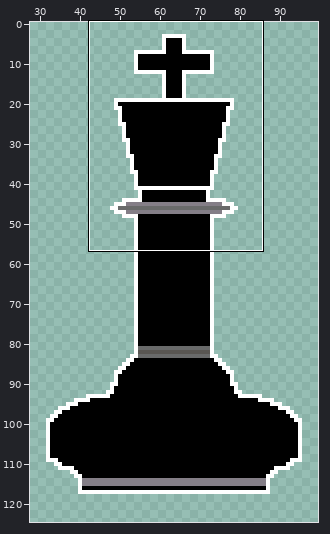
Two states of a pixel-art file, aseprite/King_Black.aseprite. The picture above shows the old version from afar; the outline marks the close-up.
Close-up. The starting point:
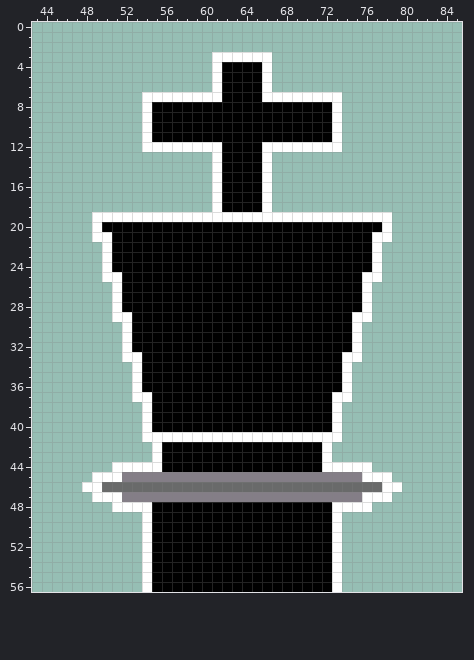
128x128 pixels, 1 frame. Shown: x 43..85, y 0..56. The wide view leaves out empty margins. The commit also changed other parts of the picture, which this record leaves out.
The result:
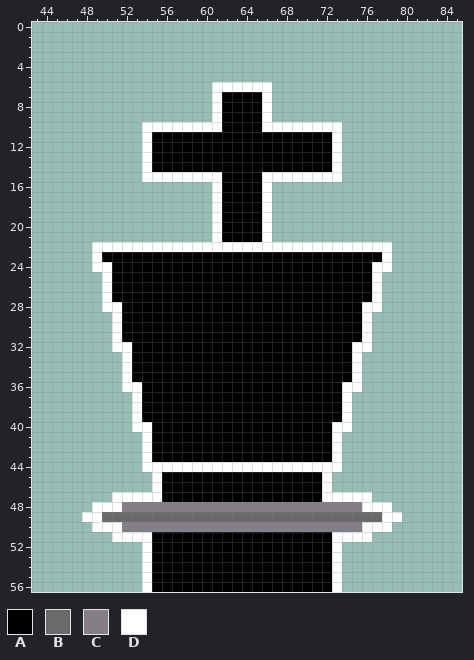
Palette (. is transparent): A #000000  B #696a6a  C #847e87  D #ffffff
From old to new:
y 3: x 61..66 DDDDDD -> ......
y 4..5: x 61..66 DAAAAD -> ......
y 6: x 62..65 AAAA -> DDDD
y 7: x 54..60 DDDDDDD -> .......; x 67..73 DDDDDDD -> .......
y 8..9: x 54..61 DAAAAAAA -> .......D; x 66..73 AAAAAAAD -> D.......
y 10: x 55..61 AAAAAAA -> DDDDDDD; x 66..72 AAAAAAA -> DDDDDDD
y 12: x 55..61 DDDDDDD -> AAAAAAA; x 66..72 DDDDDDD -> AAAAAAA
y 13..14: x 54..61 .......D -> DAAAAAAA; x 66..73 D....... -> AAAAAAAD
y 15: x 54..60 ....... -> DDDDDDD; x 67..73 ....... -> DDDDDDD
y 19: x 49..60 DDDDDDDDDDDD -> ............; x 62..65 DDDD -> AAAA; x 67..78 DDDDDDDDDDDD -> ............
y 20: x 49..61 DAAAAAAAAAAAA -> ............D; x 66..78 AAAAAAAAAAAAD -> D............
y 21: x 49..61 DDAAAAAAAAAAA -> ............D; x 66..78 AAAAAAAAAAADD -> D............
y 22: x 49 . -> D; x 51..76 AAAAAAAAAAAAAAAAAAAAAAAAAA -> DDDDDDDDDDDDDDDDDDDDDDDDDD; x 78 . -> D
y 23: x 49..50 .D -> DA; x 77..78 D. -> AD
y 24: x 49 . -> D; x 78 . -> D
y 25: x 51 D -> A; x 76 D -> A
y 26..27: x 50..51 .D -> DA; x 76..77 D. -> AD
y 28: x 50 . -> D; x 77 . -> D
y 29: x 52 D -> A; x 75 D -> A
y 30..31: x 51..52 .D -> DA; x 75..76 D. -> AD
y 32: x 51 . -> D; x 76 . -> D
y 33: x 53 D -> A; x 74 D -> A
y 34..35: x 52..53 .D -> DA; x 74..75 D. -> AD
y 36: x 52 . -> D; x 75 . -> D
y 37: x 54 D -> A; x 73 D -> A
y 38..39: x 53..54 .D -> DA; x 73..74 D. -> AD
y 40: x 53 . -> D; x 74 . -> D
y 41: x 55..72 DDDDDDDDDDDDDDDDDD -> AAAAAAAAAAAAAAAAAA
y 42..43: x 54..55 .D -> DA; x 72..73 D. -> AD
y 44: x 51..53 DDD -> ...; x 56..71 AAAAAAAAAAAAAAAA -> DDDDDDDDDDDDDDDD; x 74..76 DDD -> ...
y 45: x 49..78 DDDCCCCCCCCCCCCCCCCCCCCCCCCDDD -> ......DAAAAAAAAAAAAAAAAD......
y 46: x 48..79 DDBBBBBBBBBBBBBBBBBBBBBBBBBBBBDD -> .......DAAAAAAAAAAAAAAAAD.......
y 47: x 49..50 DD -> ..; x 52..75 CCCCCCCCCCCCCCCCCCCCCCCC -> DDDDAAAAAAAAAAAAAAAADDDD; x 77..78 DD -> ..
y 48: x 49..50 .. -> DD; x 52..75 DDDAAAAAAAAAAAAAAAAAADDD -> CCCCCCCCCCCCCCCCCCCCCCCC; x 77..78 .. -> DD
y 49: x 48..79 ......DAAAAAAAAAAAAAAAAAAD...... -> DDBBBBBBBBBBBBBBBBBBBBBBBBBBBBDD
y 50: x 49..78 .....DAAAAAAAAAAAAAAAAAAD..... -> DDDCCCCCCCCCCCCCCCCCCCCCCCCDDD
y 51: x 51..53 ... -> DDD; x 74..76 ... -> DDD
Changed places in both close-ups, as pixel boxes (x1, y1, x2, y2):
changed: (82, 52, 402, 542)
